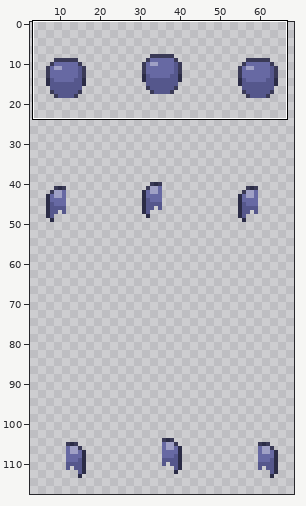
Sprite sheet: spriteData/08/24.gif. Above, an overview of the earlier version with the close-up marked.
Close-up. Old version:
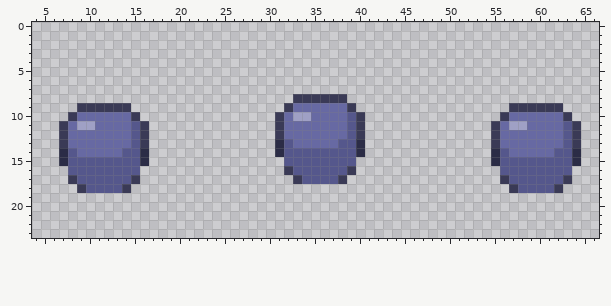
The file is 72x128 pixels. Shown: x 4..66, y 0..23. The wide view leaves out empty margins.
The result:
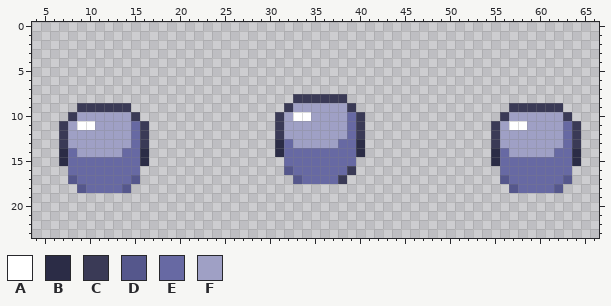
Palette (. is transparent): A #ffffff  B #2b2c46  C #3a3a56  D #55578c  E #6769a3  F #9fa0c5
What changed:
Changed rows in their new state; - is an unchanged pixel.
first column x 8:
 9 -------------------------FFFFFF-------------------------
10 -FFFFFF-----------------FAAFFFFE-----------------FFFFFF-
11 FAAFFFFE----------------FFFFFFFE----------------FAAFFFFE
12 FFFFFFFE----------------FFFFFFFE----------------FFFFFFFE
13 FFFFFFFE----------------EFFFFFEE----------------FFFFFFFE
14 EFFFFFEE----------------EEEEEEEE----------------EFFFFFEE
15 EEEEEEEE----------------EEEEEEEE----------------EEEEEEEE
16 EEEEEEEE----------------DEEEEEE-----------------EEEEEEEE
17 DEEEEEED-----------------DEEEE------------------DEEEEEED
18 -DEEEED------------------------------------------DEEEED-
Changed places in both close-ups, as pixel boxes (x1, y1, x2, y2):
changed: (284, 103, 356, 184)
changed: (68, 112, 140, 193)
changed: (500, 112, 572, 193)
